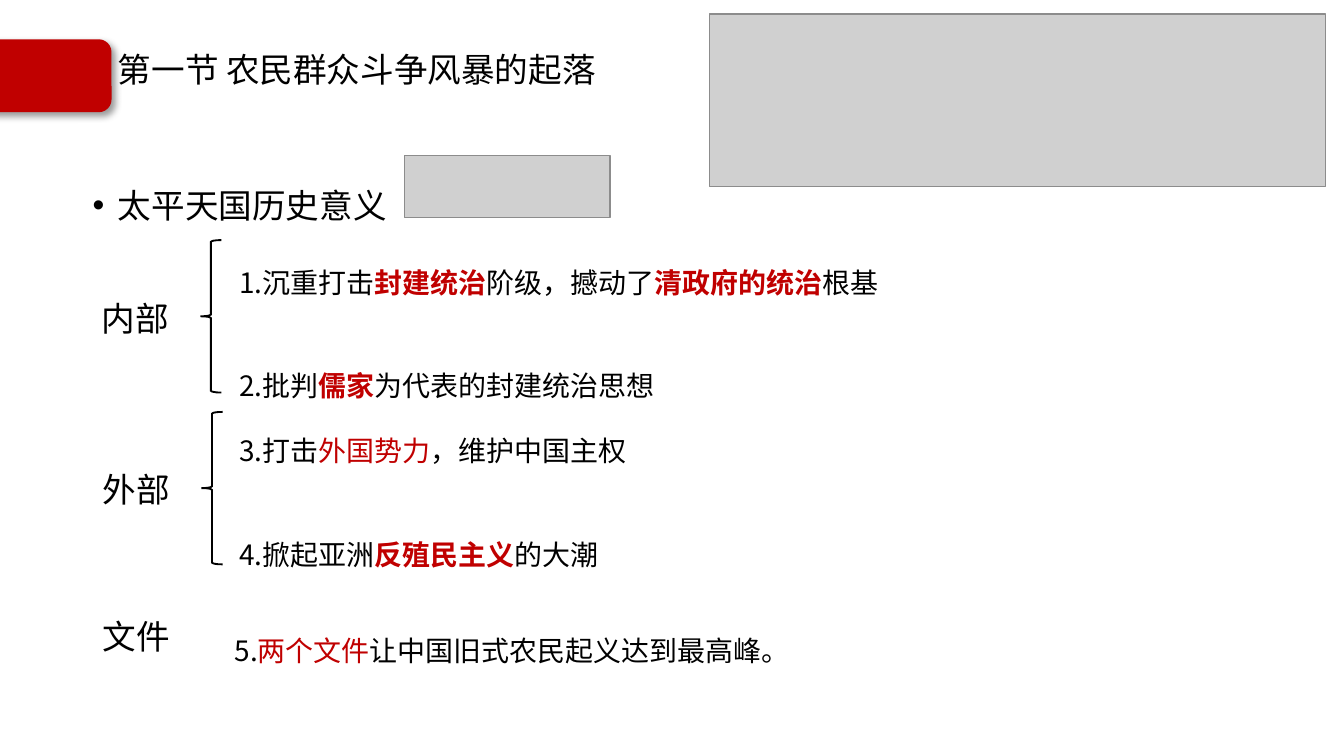
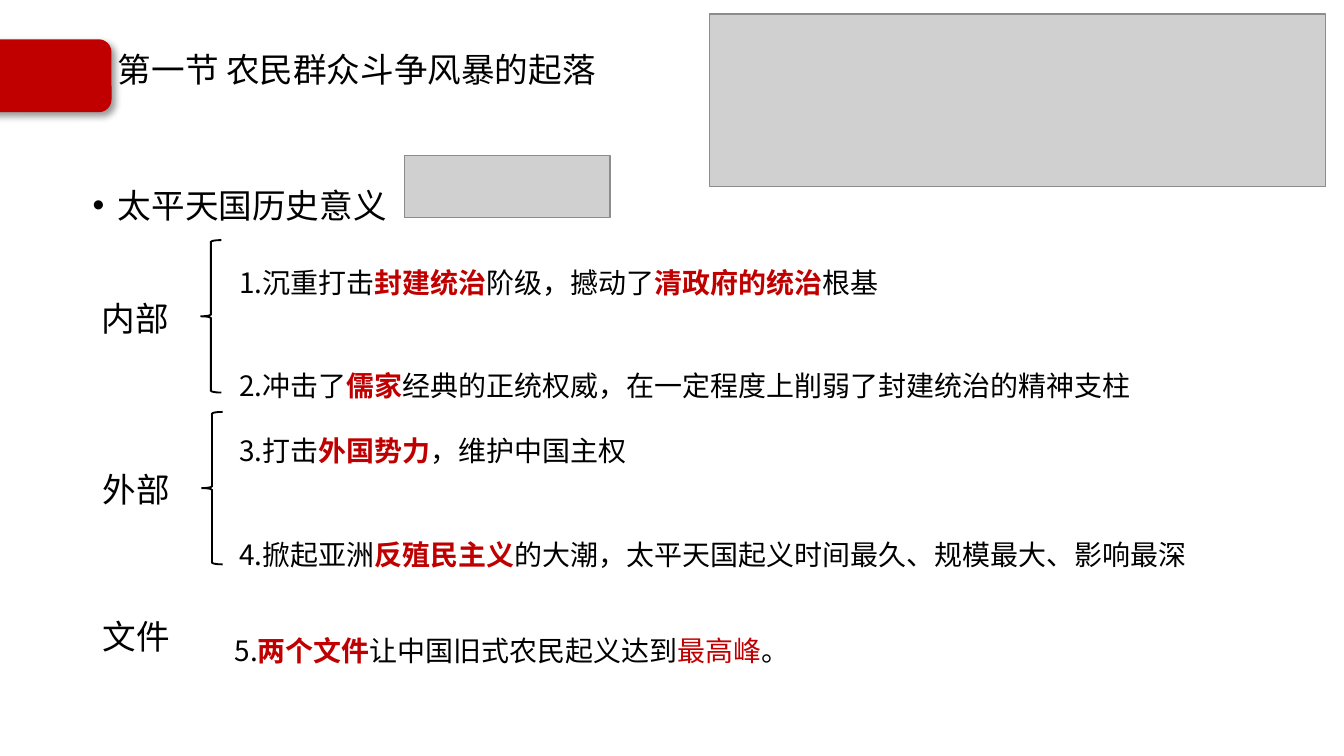
Before and after one commit to Call-me-zhy/tangtang, a slide deck: slide 26 of 5 中国近现代史纲要/课件/中国近现代史纲要精讲2.pptx. Drawn at 1344x756 pixels with LibreOffice and Linux fonts; fonts in the diff are those of the drawing; grey boxes stand for pictures; background and template pictures are left out. Boxes give left, top, right and bottom in pixels: in the first picture for what was removed or moved away, otherwise in the second. Text is boxed around its words. In the diff, an @@ line names an element or a change of style, - is before the commit and + after.

```diff
--- a/5 中国近现代史纲要/课件/中国近现代史纲要精讲2.pptx
+++ b/5 中国近现代史纲要/课件/中国近现代史纲要精讲2.pptx
@@ text "3.打击外国势力，维护中国主权" at [239, 437, 626, 464]: bold on in "3.打击外国势力，维护中国主权" @@
@@ text removed at [239, 372, 654, 399] @@
-2.批判儒家为代表的封建统治思想
@@ text added at [239, 372, 1130, 399], 15 pt, text #000000 @@
+2.冲击了儒家经典的正统权威，在一定程度上削弱了封建统治的精神支柱
@@ text at [239, 541, 1186, 568]: text changed @@
-4.掀起亚洲反殖民主义的大潮
+4.掀起亚洲反殖民主义的大潮，太平天国起义时间最久、规模最大、影响最深
@@ text "5.两个文件让中国旧式农民起义达到最高峰。" at [235, 637, 790, 664]: text colour #000000 to #C00000, bold on in "5.两个文件让中国旧式农民起义达到最高峰。" @@
```
Also in this commit, not shown: 25 other slides changed, 1 slide added, 2 other files.
